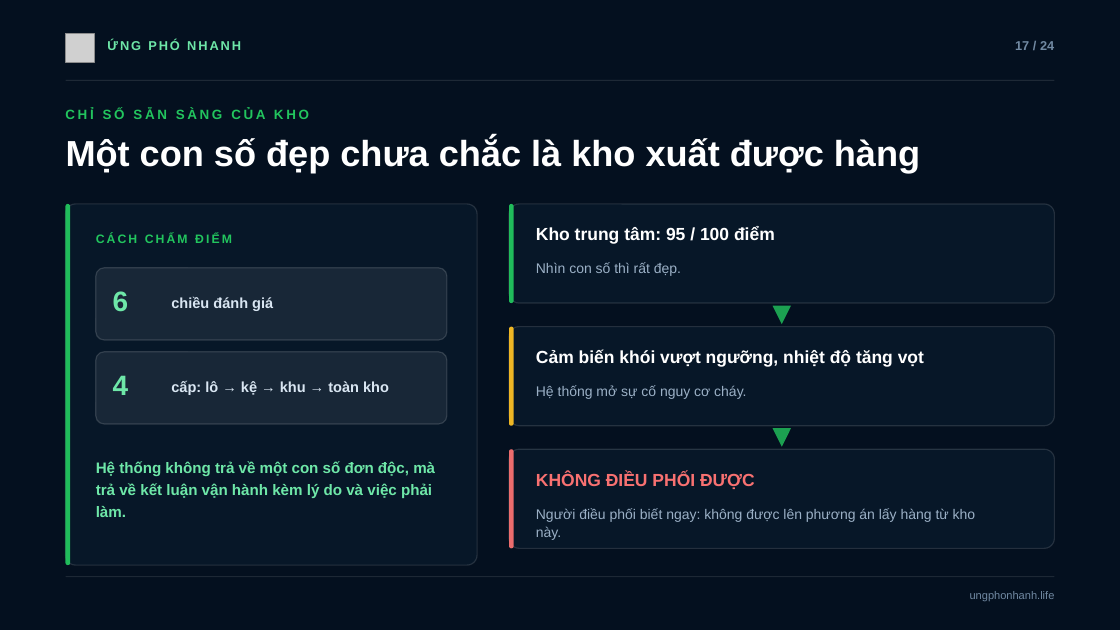
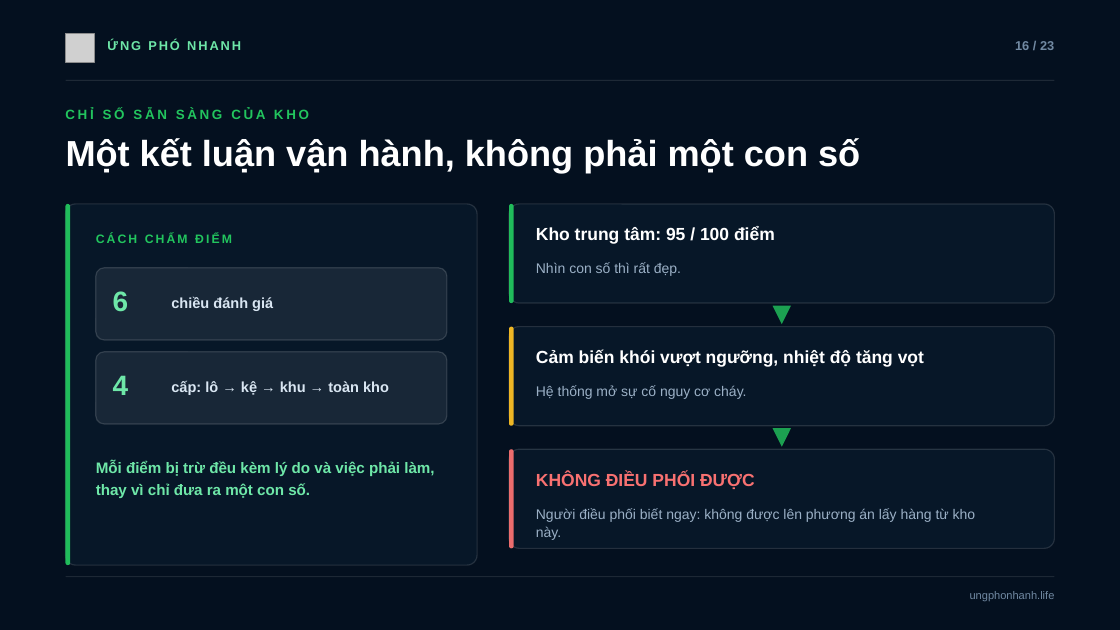
Before and after one commit to khoidev2001/safestock-x, a slide deck: slide 16 of slide-ung-pho-nhanh/Ung-Pho-Nhanh-Slide.pptx (slide 17 before the commit). Drawn at 1120x630 pixels with LibreOffice and Linux fonts; fonts in the diff are those of the drawing; grey boxes stand for pictures; background and template pictures are left out. Boxes give left, top, right and bottom in pixels: in the first picture for what was removed or moved away, otherwise in the second. Text is boxed around its words. In the diff, an @@ line names an element or a change of style, - is before the commit and + after.

```diff
--- a/slide-ung-pho-nhanh/Ung-Pho-Nhanh-Slide.pptx
+++ b/slide-ung-pho-nhanh/Ung-Pho-Nhanh-Slide.pptx
@@ text at [1015,41,1054,50]: text changed @@
-17 / 24
+16 / 23
@@ text at [66,138,860,173]: text changed @@
-Một con số đẹp chưa chắc là kho xuất được hàng
+Một kết luận vận hành, không phải một con số
@@ text at [96,460,434,498]: text changed @@
-Hệ thống không trả về một con số đơn độc, mà
-trả về kết luận vận hành kèm lý do và việc phải
-làm.
+Mỗi điểm bị trừ đều kèm lý do và việc phải làm,
+thay vì chỉ đưa ra một con số.
```
Also in this commit, not shown: 19 other slides changed, 1 slide added, 2 slides removed, 6 other files.
